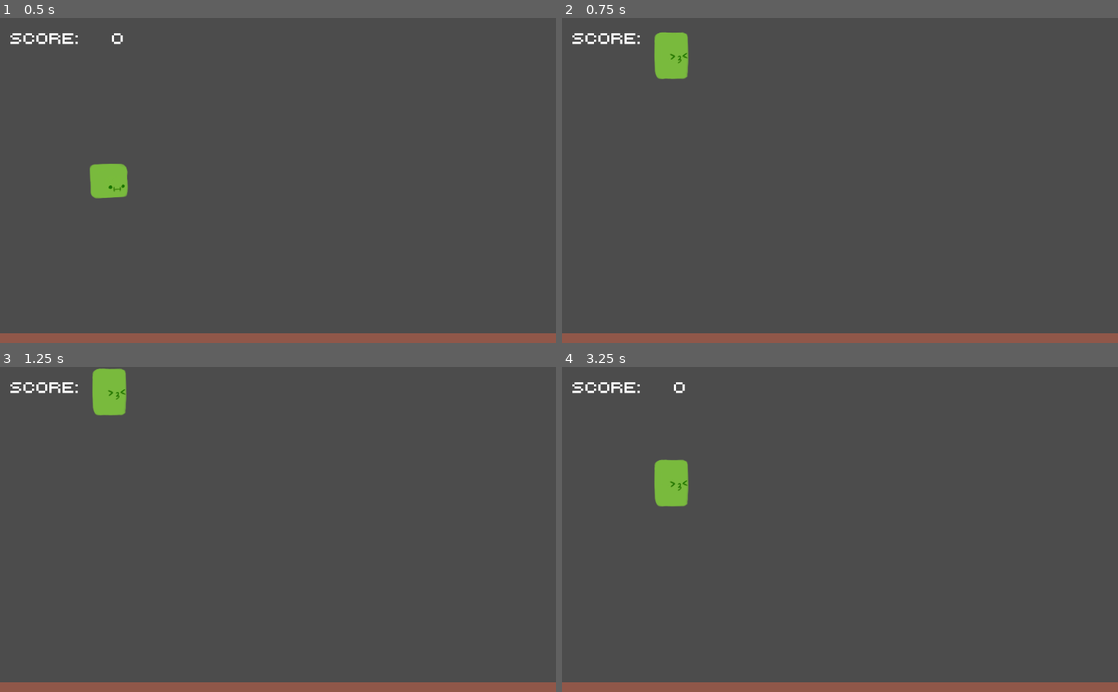
Above: before the commit, frames 1-4 (two rows, left to right).
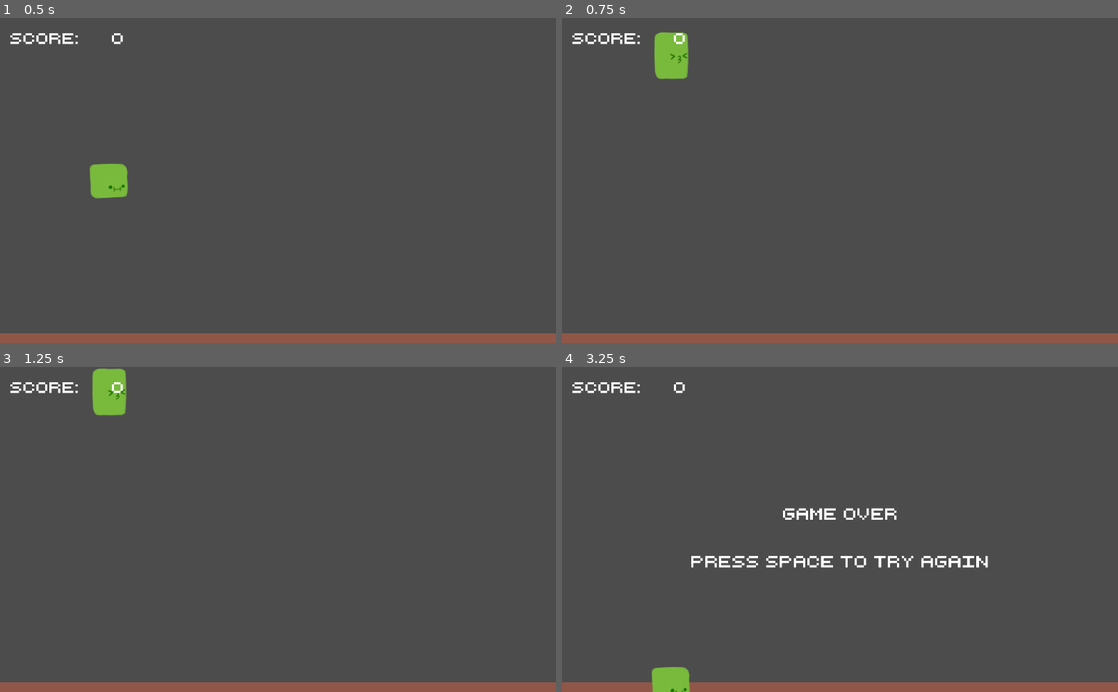
Above: after the commit, the same moments.

Repository: CoryParsnipson/bouncy-block
Game: Godot game, scene res://Main.tscn
Two runs of this game, one before a commit and one after it. Both use one fixed random seed, a clock stepped at 60 frames per second and the inputs below.
Inputs:
- Up to frame 1 (0.5 s): no input
- Up to frame 2 (0.75 s): tap Enter (ui_accept) at 0.5 s; hold Space (ui_select) from 0.53 s (still down)
- Up to frame 3 (1.25 s): keep holding Space (ui_select); tap Enter (ui_accept) at 0.77, 0.8, 1.07 s
- Up to frame 4 (3.25 s): release Space (ui_select) at 1.28 s; tap Enter (ui_accept) at 1.35, 1.52, 1.82, 2.3, 3.02 s; tap Space (ui_select) at 1.55, 2.85 s; hold Space (ui_select) 2.03-2.78 s

Frame 1 is identical in both runs. In frame 2, less than 0.1% of the frame differs, in the area x 20-23%, y 4-9%; in frame 3, less than 0.1%; in frame 4, 2.7%, in the area x 16-77%, y 28-100%.

Commit message:
Add message during game over with a slight delay
Add a slight delay between one game over and the start of the next
game. This should complete the game loop.

Now all that's left is to add polish, sound effects, and more graphics.

Diff:
--- a/Main.gd
+++ b/Main.gd
@@ -18,6 +18,7 @@
 export var barrier_gap_radius = 0
 
 var bounds
+var input_disabled = false
 var game_started = false
 var previous_barrier_pos_x
 
@@ -31,10 +32,12 @@
 
 	reset()
 
+
 func _process(delta):
-	if !game_started:
-		if $Player.is_jump_pressed():
+	if !game_started and !input_disabled:
+		if Input.is_action_pressed("ui_accept") or Input.is_action_pressed("ui_select"):
 			start_game()
+
 
 func _physics_process(delta):
 	if !game_started:
@@ -53,11 +56,15 @@
 		and $BarrierUpper.position.x <= $Player.position.x:
 		set_score(score + 1)
 
+
 func reset():
 	randomize()
 
 	$Player.position.x = 200
 	$Player.position.y = bounds.size.y / 2.0
+
+	$Player.velocity = Vector2(0, 0)
+	$Player.acceleration = Vector2(0, 0)
 
 	$BarrierTimer.wait_time = barrier_wait_time_max
 	barrier_speed = barrier_speed_min
@@ -70,35 +77,43 @@
 	set_score(0)
 	level = 0
 
+	$NotificationLabel.text = ""
+
 	game_started = false
 	$Player.disable_physics = true
+	$Player.disable_input = true
+
 
 func start_game():
 	reset()
-
-	# TODO: add 3 second countdown here before starting
 
 	game_started = true
 	$Player.disable_physics = false
 	$Player.disable_input = false
 	$BarrierTimer.start()
 
+
 func game_over():
-	# TODO: add timer so that if user presses space immediately, it waits a minimum of the timer timeout  before
-	# starting a new game
+	input_disabled = true
 	game_started = false
 	$Player.disable_physics = true
 	$Player.disable_input = true
 	$BarrierTimer.stop()
 
+	$NotificationLabel.text = "GAME OVER\n\nPress Space to try again"
+	$GameOverTimer.start();
+
+
 func set_score(new_score):
 	score = new_score
 	$ScoreCounter.text = str(score)
+
 
 func set_barrier_gap_radius(new_radius):
 	barrier_gap_radius = max(new_radius, barrier_gap_radius_min)
 	barrier_offset_min = int(bounds.position.y) + barrier_gap_radius + barrier_min_buffer
 	barrier_offset_max = int(bounds.end.y) - barrier_gap_radius - barrier_max_buffer
+
 
 func send_barrier():
 	$BarrierUpper.position.x = bounds.end.x + $BarrierUpper/CollisionShape2D.shape.extents.x - 10
@@ -109,7 +124,6 @@
 	$BarrierUpper.position.y = barrier_offset - barrier_gap_radius
 	$BarrierLower.position.y = barrier_offset + barrier_gap_radius
 
-	#active_barriers.push(barrier)
 
 func _on_BarrierTimer_timeout():
 	send_barrier()
@@ -130,3 +144,7 @@
 
 func _on_floor_collision(body):
 	game_over()
+
+
+func enable_input():
+	input_disabled = false
--- a/Main.tscn
+++ b/Main.tscn
@@ -1,33 +1,56 @@
-[gd_scene load_steps=8 format=2]
+[gd_scene load_steps=9 format=2]
 
 [ext_resource path="res://Main.gd" type="Script" id=1]
-[ext_resource path="res://Barrier.tscn" type="PackedScene" id=2]
-[ext_resource path="res://fonts/retro.ttf" type="DynamicFontData" id=3]
-[ext_resource path="res://Player.tscn" type="PackedScene" id=4]
-
-[sub_resource type="DynamicFont" id=1]
-size = 28
-font_data = ExtResource( 3 )
-
-[sub_resource type="DynamicFont" id=2]
-size = 28
-font_data = ExtResource( 3 )
+[ext_resource path="res://Player.tscn" type="PackedScene" id=2]
+[ext_resource path="res://Barrier.tscn" type="PackedScene" id=3]
+[ext_resource path="res://fonts/retro.ttf" type="DynamicFontData" id=4]
 
 [sub_resource type="RectangleShape2D" id=3]
 extents = Vector2( 517.483, 23.5903 )
 
+[sub_resource type="DynamicFont" id=1]
+size = 28
+font_data = ExtResource( 4 )
+
+[sub_resource type="DynamicFont" id=2]
+size = 28
+font_data = ExtResource( 4 )
+
+[sub_resource type="DynamicFont" id=4]
+size = 28
+font_data = ExtResource( 4 )
+
 [node name="Game" type="Node"]
 script = ExtResource( 1 )
-
-[node name="BarrierUpper" parent="." instance=ExtResource( 2 )]
-rotation = 3.14159
-
-[node name="BarrierLower" parent="." instance=ExtResource( 2 )]
-position = Vector2( -1.29236, 597.068 )
 
 [node name="BarrierTimer" type="Timer" parent="."]
 wait_time = 3.0
 one_shot = true
+
+[node name="GameOverTimer" type="Timer" parent="."]
+
+[node name="Floor" type="Area2D" parent="."]
+editor/display_folded = true
+position = Vector2( -3.33081, 581.745 )
+
+[node name="Polygon2D" type="Polygon2D" parent="Floor"]
+position = Vector2( -0.814514, -6.10352e-05 )
+scale = Vector2( 1.00398, 0.846319 )
+color = Color( 0.568627, 0.345098, 0.290196, 1 )
+polygon = PoolVector2Array( 0, 0, 0, 53, 1024, 52.9999, 1024, 0 )
+
+[node name="CollisionShape2D" type="CollisionShape2D" parent="Floor"]
+position = Vector2( 513.508, 23.0025 )
+shape = SubResource( 3 )
+
+[node name="Player" parent="." instance=ExtResource( 2 )]
+position = Vector2( 200, 300 )
+
+[node name="BarrierUpper" parent="." instance=ExtResource( 3 )]
+rotation = 3.14159
+
+[node name="BarrierLower" parent="." instance=ExtResource( 3 )]
+position = Vector2( -1.29236, 597.068 )
 
 [node name="ScoreLabel" type="Label" parent="."]
 margin_left = 16.5695
@@ -46,22 +69,17 @@
 text = "0"
 align = 1
 
-[node name="Floor" type="Area2D" parent="."]
-position = Vector2( -3.33081, 581.745 )
-
-[node name="Polygon2D" type="Polygon2D" parent="Floor"]
-position = Vector2( -0.814514, -6.10352e-05 )
-scale = Vector2( 1.00398, 0.846319 )
-color = Color( 0.568627, 0.345098, 0.290196, 1 )
-polygon = PoolVector2Array( 0, 0, 0, 53, 1024, 52.9999, 1024, 0 )
-
-[node name="CollisionShape2D" type="CollisionShape2D" parent="Floor"]
-position = Vector2( 513.508, 23.0025 )
-shape = SubResource( 3 )
-
-[node name="Player" parent="." instance=ExtResource( 4 )]
-position = Vector2( 200, 300 )
+[node name="NotificationLabel" type="Label" parent="."]
+anchor_right = 1.0
+anchor_bottom = 1.0
+margin_right = -58.0
+margin_bottom = -18.0
+rect_scale = Vector2( 1.05866, 1.07694 )
+custom_fonts/font = SubResource( 4 )
+align = 1
+valign = 1
+[connection signal="timeout" from="BarrierTimer" to="." method="_on_BarrierTimer_timeout"]
+[connection signal="timeout" from="GameOverTimer" to="." method="enable_input"]
+[connection signal="body_entered" from="Floor" to="." method="_on_floor_collision"]
 [connection signal="body_entered" from="BarrierUpper" to="." method="_on_barrier_collision"]
 [connection signal="body_entered" from="BarrierLower" to="." method="_on_barrier_collision"]
-[connection signal="timeout" from="BarrierTimer" to="." method="_on_BarrierTimer_timeout"]
-[connection signal="body_entered" from="Floor" to="." method="_on_floor_collision"]
